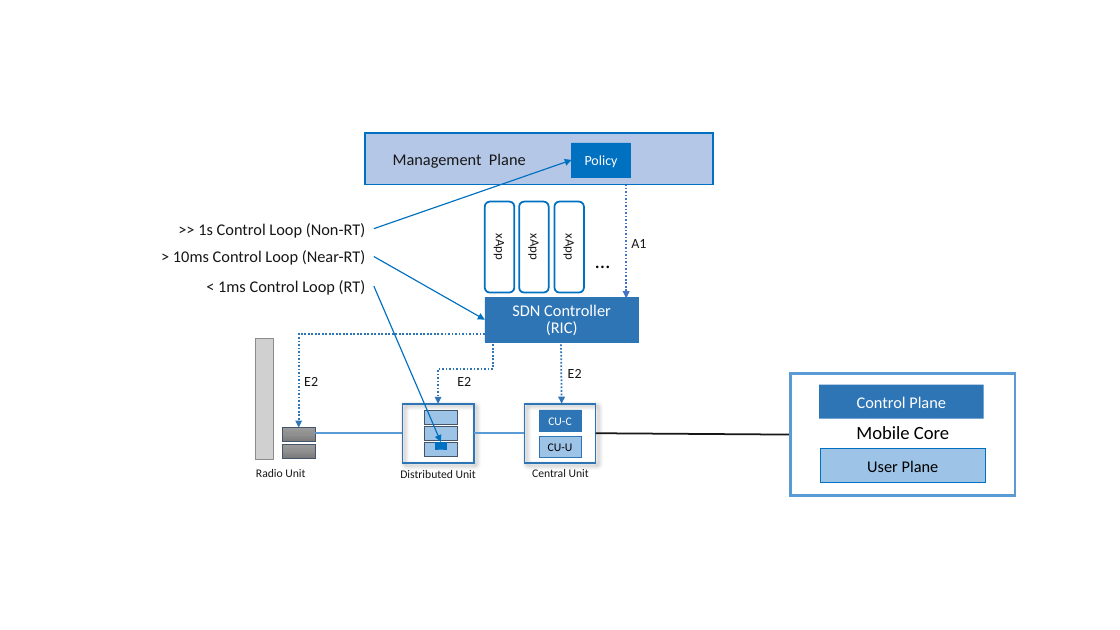
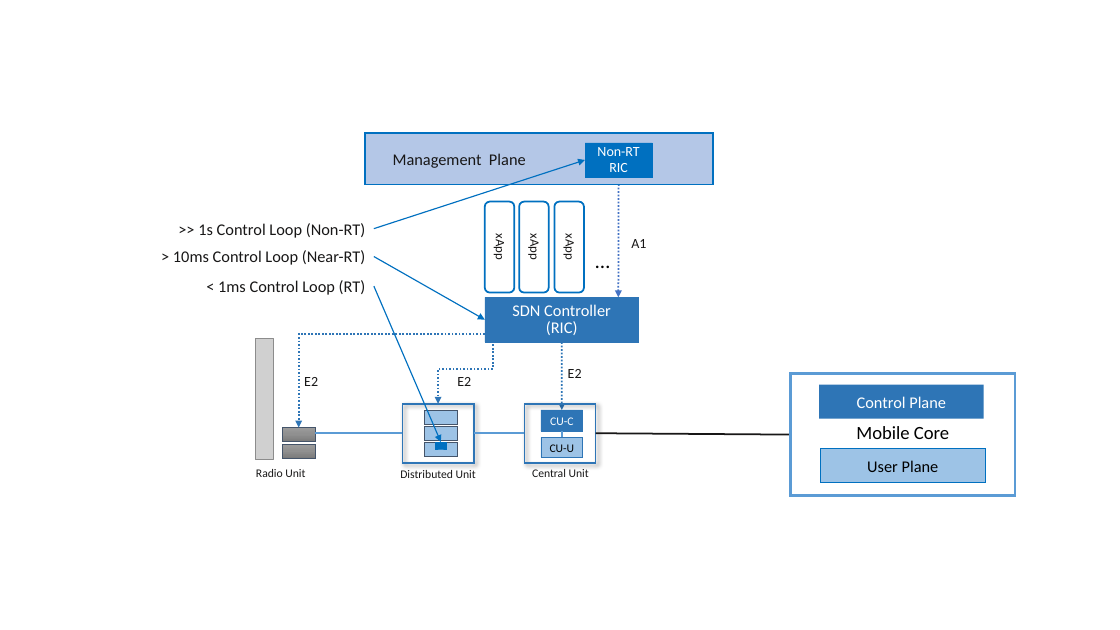
Before and after one commit to SystemsApproach/private5g, a slide deck: slide 9 of figures/sdn/figures.pptx. Drawn at 1120x630 pixels with LibreOffice and Linux fonts; fonts in the diff are those of the drawing; grey boxes stand for pictures. Boxes give left, top, right and bottom in pixels: in the first picture for what was removed or moved away, otherwise in the second. Text is boxed around its words. In the diff, an @@ line names an element or a change of style, - is before the commit and + after.

```diff
--- a/figures/sdn/figures.pptx
+++ b/figures/sdn/figures.pptx
@@ rectangle "Non-RT": place and size @@
-rectangle "Non-RT" at [572,143,631,177]
+rectangle "Non-RT" at [585,143,652,177]
@@ text in rectangle at [597,147,639,172]: text changed @@
-Policy
+Non-RT
+RIC
@@ arrow moved from (374, 229) - (572, 160) to (374, 229) - (585, 160) @@
@@ arrow moved from (626, 177) - (626, 298) to (619, 177) - (618, 297) @@
@@ arrow moved from (561, 334) - (562, 404) to (562, 342) - (562, 410) @@
```
Also in this commit, not shown: 2 other files.
